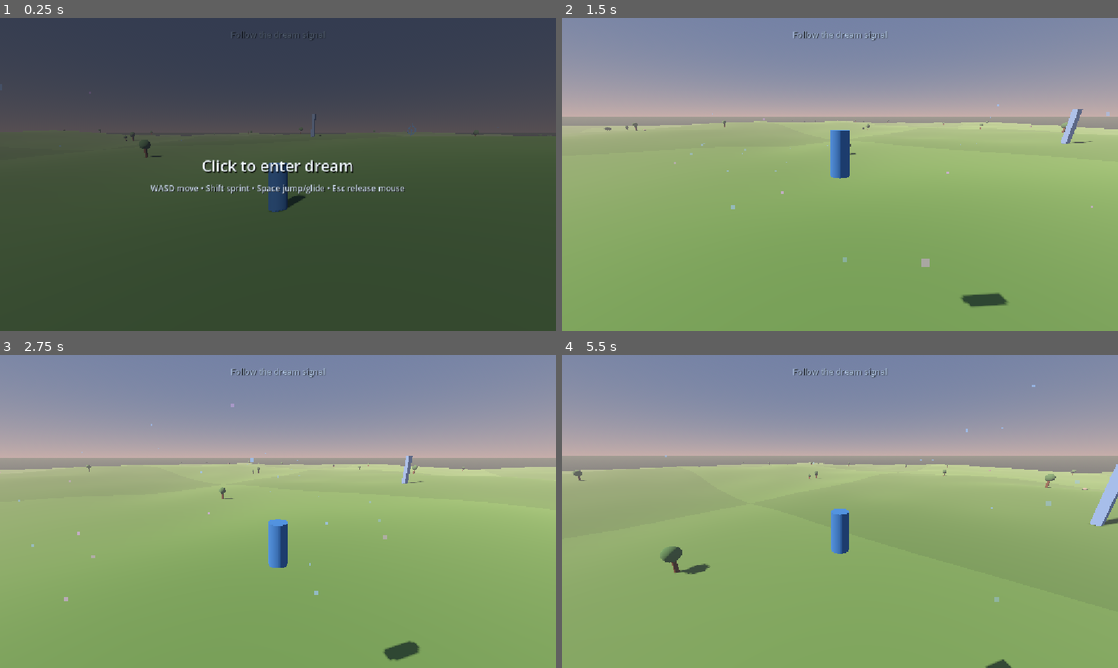
Above: before the commit, frames 1-4 (two rows, left to right).
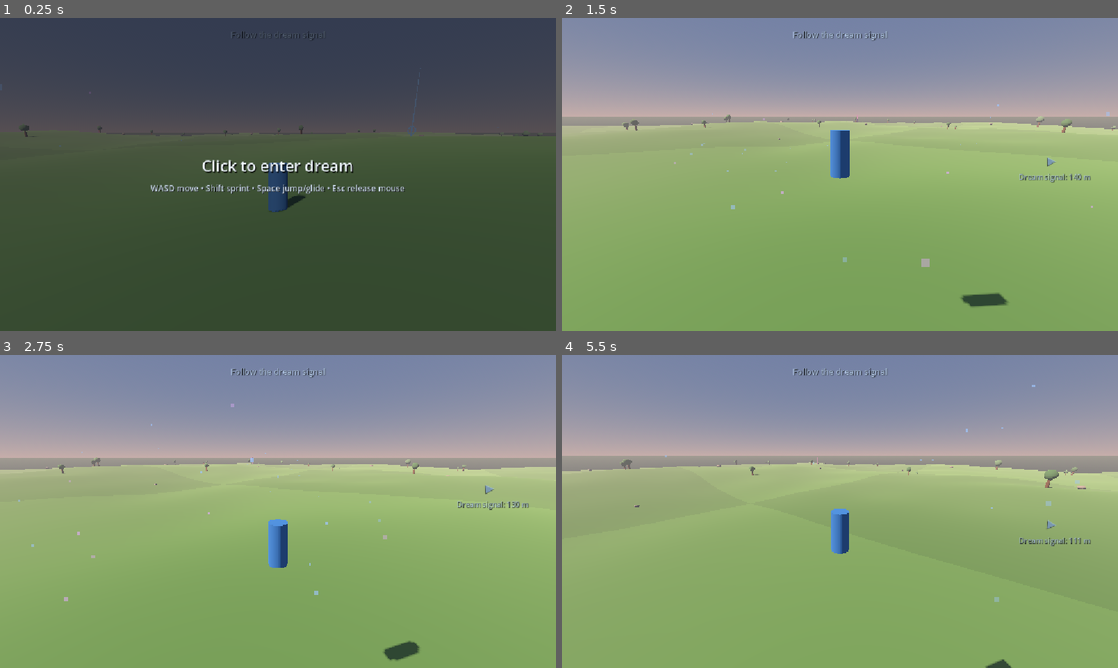
Above: after the commit, the same moments.

Repository: nimanimanima-rgb/DreamRunner
Game: Godot game, scene res://scenes/Game.tscn
The game is run twice, just before and just after one commit, with the same random seed, the same clock (stepped at 60 frames per second) and the same inputs.
Inputs (mouse positions are in pixels of both pictures, inside the frame that each line leads up to):
- Up to frame 1 (0.25 s): no input
- Up to frame 2 (1.5 s): tap Enter at 0.5 s; move the mouse to (962, 158) at 0.52 s; hold D (move_right) 0.53-1.28 s; hold Shift (sprint) 0.53-1.28 s; click (962, 158) at 0.67 s; tap Space (jump) at 0.77 s; move the mouse to (812, 174) at 1.27 s; hold W (move_forward) from 1.28 s (still down); tap Shift (sprint) at 1.35 s; click (812, 174) at 1.42 s
- Up to frame 3 (2.75 s): keep holding W (move_forward); tap Space (jump) at 1.52 s; move the mouse to (289, 505) at 2.02 s; hold Shift (sprint) from 2.03 s (still down); click (289, 505) at 2.17 s
- Up to frame 4 (5.5 s): keep holding W (move_forward); move the mouse to (834, 517) at 2.77 s; release Shift (sprint) at 2.78 s; tap Shift (sprint) at 2.85, 4.35 s; click (834, 517) at 2.92 s; tap Space (jump) at 3.02, 3.77, 4.52 s; move the mouse to (878, 514) at 3.52 s; hold Shift (sprint) 3.53-4.28 s; click (878, 514) at 3.67 s; move the mouse to (795, 508) at 4.27 s; click (795, 508) at 4.42 s; move the mouse to (845, 511) at 5.02 s; hold Shift (sprint) from 5.03 s (still down); click (845, 511) at 5.17 s

The runs differ from the first frame. In frame 1, 0.2% of the frame differs, in the area x 3-91%, y 16-45%; in frame 2, 0.6%; in frame 3, 0.5%; in frame 4, 1.2%, in the area x 2-100%, y 32-70%.

Commit message:
Add dream signal guidance and prop scale variation

Diff:
--- a/scenes/Game.tscn
+++ b/scenes/Game.tscn
@@ -6,6 +6,7 @@
 [ext_resource type="Script" path="res://scripts/start_overlay.gd" id="4_overlay"]
 [ext_resource type="Script" path="res://scripts/dream_atmosphere.gd" id="5_atmosphere"]
 [ext_resource type="Script" path="res://scripts/dream_destination_manager.gd" id="6_destination"]
+[ext_resource type="Script" path="res://scripts/dream_signal_guidance.gd" id="7_guidance"]
 
 [sub_resource type="StandardMaterial3D" id="PlayerMaterial"]
 albedo_color = Color(0.18, 0.42, 0.68, 1)
@@ -147,6 +148,46 @@
 text = "Follow the dream signal"
 horizontal_alignment = 1
 
+[node name="SignalGuidance" type="CanvasLayer" parent="."]
+layer = 3
+script = ExtResource("7_guidance")
+camera_path = NodePath("../Player/CameraPivot/SpringArm3D/Camera3D")
+destination_manager_path = NodePath("../DreamDestinationManager")
+
+[node name="Indicator" type="Control" parent="SignalGuidance"]
+visible = false
+mouse_filter = 2
+offset_right = 180.0
+offset_bottom = 64.0
+
+[node name="Arrow" type="Label" parent="SignalGuidance/Indicator"]
+mouse_filter = 2
+offset_left = 75.0
+offset_right = 105.0
+offset_bottom = 30.0
+pivot_offset = Vector2(15, 15)
+theme_override_colors/font_color = Color(0.66, 0.82, 1, 0.9)
+theme_override_colors/font_shadow_color = Color(0, 0, 0, 0.7)
+theme_override_constants/shadow_offset_x = 1
+theme_override_constants/shadow_offset_y = 1
+theme_override_font_sizes/font_size = 24
+text = "▲"
+horizontal_alignment = 1
+vertical_alignment = 1
+
+[node name="Distance" type="Label" parent="SignalGuidance/Indicator"]
+mouse_filter = 2
+offset_top = 36.0
+offset_right = 180.0
+offset_bottom = 62.0
+theme_override_colors/font_color = Color(0.75, 0.86, 1, 0.88)
+theme_override_colors/font_shadow_color = Color(0, 0, 0, 0.7)
+theme_override_constants/shadow_offset_x = 1
+theme_override_constants/shadow_offset_y = 1
+theme_override_font_sizes/font_size = 15
+text = "Dream signal: 0 m"
+horizontal_alignment = 1
+
 [node name="StartOverlay" type="CanvasLayer" parent="."]
 layer = 10
 script = ExtResource("4_overlay")
--- a/scripts/dream_destination_manager.gd
+++ b/scripts/dream_destination_manager.gd
@@ -95,14 +95,14 @@
 	marker.add_child(orb)
 
 	var pillar_mesh := CylinderMesh.new()
-	pillar_mesh.top_radius = 0.08
-	pillar_mesh.bottom_radius = 0.28
-	pillar_mesh.height = 10.0
+	pillar_mesh.top_radius = 0.14
+	pillar_mesh.bottom_radius = 0.42
+	pillar_mesh.height = 40.0
 	pillar_mesh.radial_segments = 8
 
 	var pillar := MeshInstance3D.new()
 	pillar.name = "SignalPillar"
-	pillar.position.y = 1.0
+	pillar.position.y = 16.0
 	pillar.mesh = pillar_mesh
 	pillar.material_override = marker_material
 	marker.add_child(pillar)
@@ -184,6 +184,11 @@
 	marker.position.y = destination_ground_height + height_above_ground + sin(animation_time * 1.25) * 0.45
 	var pulse: float = 1.0 + sin(animation_time * 1.8) * 0.06
 	marker.scale = Vector3.ONE * pulse
+	var distance: float = get_destination_distance()
+	var lost_boost: float = clampf((distance - 220.0) / 500.0, 0.0, 1.0)
+	marker_material.emission_energy_multiplier = (
+		1.8 + lost_boost * 2.2 + sin(animation_time * 1.8) * 0.18
+	)
 
 
 func begin_destination_response() -> void:
@@ -211,3 +216,9 @@
 	var player_position_2d := Vector2(player.global_position.x, player.global_position.z)
 	var destination_position_2d := Vector2(marker.global_position.x, marker.global_position.z)
 	return player_position_2d.distance_to(destination_position_2d)
+
+
+func get_destination_position() -> Vector3:
+	if marker == null:
+		return Vector3.ZERO
+	return marker.global_position
--- /dev/null
+++ b/scripts/dream_signal_guidance.gd
@@ -0,0 +1,57 @@
+extends CanvasLayer
+
+@export var camera_path: NodePath
+@export var destination_manager_path: NodePath
+@export var edge_margin: float = 42.0
+
+@onready var camera: Camera3D = get_node(camera_path)
+@onready var destination_manager: Node = get_node(destination_manager_path)
+@onready var indicator: Control = $Indicator
+@onready var arrow: Label = $Indicator/Arrow
+@onready var distance_label: Label = $Indicator/Distance
+
+
+func _process(_delta: float) -> void:
+	if Input.get_mouse_mode() != Input.MOUSE_MODE_CAPTURED:
+		indicator.visible = false
+		return
+
+	var destination_position: Vector3 = Vector3(
+		destination_manager.call("get_destination_position")
+	)
+	var viewport_size: Vector2 = get_viewport().get_visible_rect().size
+	var screen_center: Vector2 = viewport_size * 0.5
+	var screen_position: Vector2 = camera.unproject_position(destination_position)
+	var is_behind: bool = camera.is_position_behind(destination_position)
+	var safe_rect := Rect2(
+		Vector2(edge_margin, edge_margin),
+		viewport_size - Vector2.ONE * edge_margin * 2.0
+	)
+
+	if not is_behind and safe_rect.has_point(screen_position):
+		indicator.visible = false
+		return
+
+	indicator.visible = true
+	var direction: Vector2 = screen_position - screen_center
+	if is_behind:
+		direction = -direction
+	if direction.length_squared() < 0.001:
+		direction = Vector2.UP
+	direction = direction.normalized()
+
+	var indicator_half_size := indicator.size * 0.5
+	var available := Vector2(
+		maxf(screen_center.x - edge_margin - indicator_half_size.x, 1.0),
+		maxf(screen_center.y - edge_margin - indicator_half_size.y, 1.0)
+	)
+	var edge_scale: float = minf(
+		available.x / maxf(absf(direction.x), 0.001),
+		available.y / maxf(absf(direction.y), 0.001)
+	)
+	indicator.position = screen_center + direction * edge_scale - indicator_half_size
+	arrow.rotation = direction.angle() + PI * 0.5
+
+	var distance: float = float(destination_manager.call("get_destination_distance"))
+	distance_label.text = "Dream signal: %.0f m" % distance
+	indicator.modulate.a = lerpf(0.72, 0.96, clampf((distance - 220.0) / 500.0, 0.0, 1.0))
--- a/scripts/terrain_chunk_manager.gd
+++ b/scripts/terrain_chunk_manager.gd
@@ -15,11 +15,11 @@
 @export_range(0, 8, 1) var trees_per_chunk: int = 2
 @export_range(0, 8, 1) var rocks_per_chunk: int = 1
 @export_range(0.0, 1.0, 0.01) var landmark_chance: float = 0.1
-@export_range(0.0, 0.5, 0.01) var tree_cluster_chance: float = 0.18
+@export_range(0.0, 0.5, 0.01) var tree_cluster_chance: float = 0.22
 @export var prop_seed: int = 4242
 @export var prop_border_margin: float = 14.0
 @export var minimum_prop_spacing: float = 12.0
-@export var spawn_clear_radius: float = 45.0
+@export var spawn_clear_radius: float = 55.0
 
 @export_group("Placeholder Colors")
 @export var grass_color_a := Color(0.31, 0.48, 0.25)
@@ -239,7 +239,7 @@
 				)
 				if (
 					is_spawn_area_clear(coordinate, companion_position)
-					and is_prop_spacing_clear(companion_position, placed_positions, 4.5)
+					and is_prop_spacing_clear(companion_position, placed_positions, 5.0)
 				):
 					create_tree(chunk, companion_position, tree_index + 100, random, 0.72)
 					placed_positions.append(Vector2(companion_position.x, companion_position.z))
@@ -303,7 +303,7 @@
 	main_position: Vector3
 ) -> Vector3:
 	var angle := random.randf_range(0.0, TAU)
-	var distance := random.randf_range(5.0, 8.5)
+	var distance := random.randf_range(6.0, 11.0)
 	var companion := main_position + Vector3(cos(angle) * distance, 0.0, sin(angle) * distance)
 	var half_size := chunk_size * 0.5 - prop_border_margin
 	companion.x = clampf(companion.x, -half_size, half_size)
@@ -341,7 +341,7 @@
 	random: RandomNumberGenerator,
 	scale_multiplier: float = 1.0
 ) -> void:
-	var tree_scale := random.randf_range(0.82, 1.28) * scale_multiplier
+	var tree_scale: float = get_tree_scale(random) * scale_multiplier
 	var tree := Node3D.new()
 	tree.name = "Tree_%d" % index
 	tree.position = base_position
@@ -376,6 +376,17 @@
 	chunk.add_child(collision)
 
 
+func get_tree_scale(random: RandomNumberGenerator) -> float:
+	var size_roll: float = random.randf()
+	if size_roll < 0.12:
+		return random.randf_range(0.75, 1.0)
+	if size_roll < 0.72:
+		return random.randf_range(1.15, 1.65)
+	if size_roll < 0.95:
+		return random.randf_range(1.8, 2.45)
+	return random.randf_range(2.8, 3.4)
+
+
 func create_rock(
 	chunk: StaticBody3D,
 	base_position: Vector3,
@@ -383,10 +394,11 @@
 	random: RandomNumberGenerator
 ) -> void:
 	var rock := MeshInstance3D.new()
+	var rock_size: float = get_rock_scale(random)
 	var rock_scale := Vector3(
-		random.randf_range(0.72, 1.35),
-		random.randf_range(0.65, 1.2),
-		random.randf_range(0.72, 1.35)
+		rock_size * random.randf_range(0.82, 1.18),
+		rock_size * random.randf_range(0.72, 1.08),
+		rock_size * random.randf_range(0.82, 1.18)
 	)
 	rock.name = "Rock_%d" % index
 	rock.position = base_position + Vector3(0.0, 0.7 * rock_scale.y, 0.0)
@@ -403,6 +415,17 @@
 	collision.shape = rock_shape
 	collision.scale = rock_scale
 	chunk.add_child(collision)
+
+
+func get_rock_scale(random: RandomNumberGenerator) -> float:
+	var size_roll: float = random.randf()
+	if size_roll < 0.18:
+		return random.randf_range(0.7, 1.0)
+	if size_roll < 0.72:
+		return random.randf_range(1.2, 1.8)
+	if size_roll < 0.95:
+		return random.randf_range(2.0, 2.8)
+	return random.randf_range(3.2, 4.2)
 
 
 func create_landmark(
Not shown, added: scripts/dream_signal_guidance.gd.uid
Not shown, changed: ROADMAP.md
